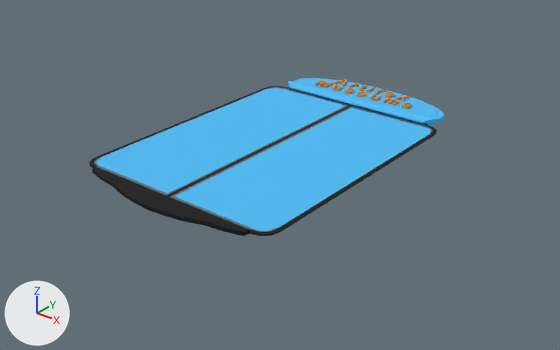
An edit to the FBX model Assets/Models/Shared Models/Hologram/Artifex Museums.FBX, drawn before and after from the same camera.
Both versions are drawn from a 50 mm camera at (3.89, -5.32, 2.67) aimed at (0.06, -0.53, -0.29). Arrows for +X, +Y and +Z are at lower left; the lights stay in place. Where no turn or scale is listed for an object, it has been applied to the vertices.

Names of what the first picture shows: 'Cylinder001', 'Holographic Input Interface', 'TextPlus001'.
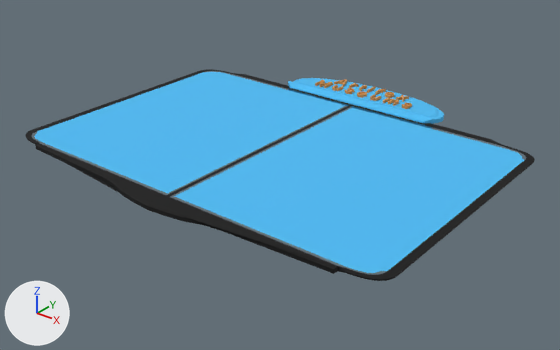
Pixel boxes (x1, y1, x2, y2) of what changed, in the pictures (560 x 350 px; the box of a moved part takes in the faces that stretch with it):
'Holographic Input Interface', reshaped (46% wider, 41% taller)
    before: (89, 86, 437, 236)
    after: (26, 69, 535, 281)
part 1 of me_mesh, moved or reshaped
    before: (174, 108, 431, 231)
    after: (174, 108, 524, 273)
part 2 of me_mesh, moved or reshaped
    before: (96, 88, 345, 193)
    after: (34, 72, 345, 193)
part 3 of me_mesh, moved or reshaped
    before: (89, 86, 437, 236)
    after: (26, 69, 535, 281)

Patch to the scene script:
```diff
--- a/Assets/Models/Shared Models/Hologram/Artifex Museums.FBX.py
+++ b/Assets/Models/Shared Models/Hologram/Artifex Museums.FBX.py
@@ me_mesh @@
 # used by ob_holographic_input_interface; location = (0.001, -0.582, -0.014)
-me_mesh.from_pydata(...)  # 244 vertices, 342 faces; spans x -0.98..0.98, y -1.43..1.33, z -0.02..0.02
+me_mesh.from_pydata(...)  # 244 vertices, 342 faces; spans x -1.9..1.9, y -1.43..1.3, z -0.02..0.02
+# me_mesh part 1: the loose piece of 24 vertices spanning x 0.04..0.95, y -1.19..1.19, z 0.0 is scaled about its middle by (1.97, 1, 1), then moved by (0.44, 0.0, 0.0)
+# me_mesh part 2: the loose piece of 24 vertices spanning x -0.95..-0.04, y -1.19..1.19, z 0.01 is scaled about its middle by (1.97, 1, 1), then moved by (-0.44, 0.0, 0.0)
+# me_mesh part 3: 156 of 244 vertices moved; they spanned x -0.98..0.98, y -1.28..1.33, z -0.02..0.02 and now span x -1.9..1.9, y -1.28..1.3, z -0.02..0.02; mean shift (0.0, 0.0, 0.0); largest move (-0.98, -1.07, -0.01) -> (-1.9, -1.07, -0.01)
 me_mesh.materials.append(mat_holo_interface_text_area)
```
